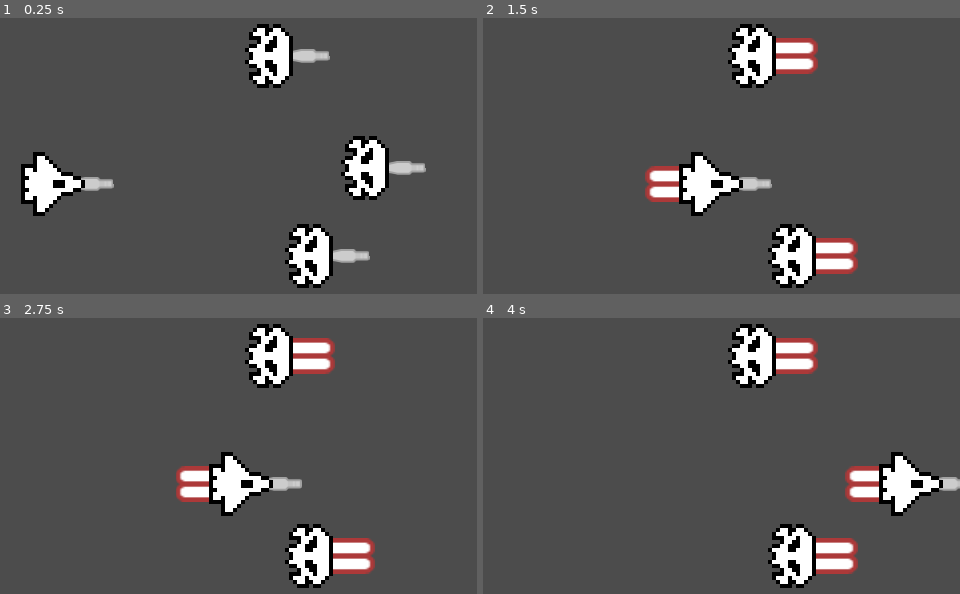
Above: before the commit, frames 1-4 (two rows, left to right).
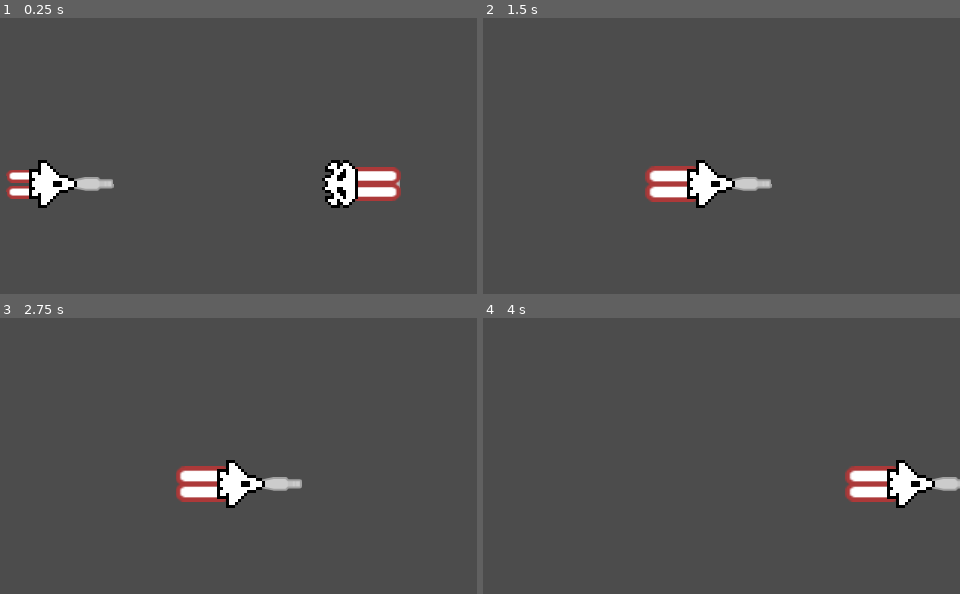
Above: after the commit, the same moments.

Repository: fguillen/FlyingCandies
Game: Godot game, scene res://SpaceShooterScene.tscn
Same seed, same stepped clock (60 frames per second), same inputs: the game is played once before the commit and once after it.
Inputs:
- Up to frame 1 (0.25 s): no input
- Up to frame 2 (1.5 s): tap Enter (ui_accept) at 0.5, 0.77 s; hold Right (ui_right) from 0.53 s (still down)
- Up to frame 3 (2.75 s): tap Enter (ui_accept) at 1.52 s; release Right (ui_right) at 2.03 s; hold Left (ui_left) from 2.03 s (still down)
- Up to frame 4 (4 s): release Left (ui_left) at 2.78 s; hold Right (ui_right) from 2.78 s (still down); tap Enter (ui_accept) at 3.02, 3.77 s

The runs differ from the first frame. In frame 1, 8.8% of the frame differs, in the area x 1-90%, y 2-98%; in frame 2, 7.1%; in frame 3, 7.1%; in frame 4, 7.1%.
Error before the commit: Attempt to call function 'set_visible' in base 'previously freed instance' on a null instance. (res://ShipEngine.gd:38)

Commit message:
Fixed bug all engines connected

Diff:
--- a/Character/Enemy/Behavior.gd
+++ b/Character/Enemy/Behavior.gd
@@ -7,5 +7,5 @@
 	character = _character
 
 func _process(_delta):
-	pass
-	# character.input_manager.move_direction = Vector2.LEFT
+	character.input_manager.move_direction = Vector2.LEFT
+	# pass
--- a/Enemy.tscn
+++ b/Enemy.tscn
@@ -105,6 +105,7 @@
 script = ExtResource( 7 )
 FRICTION_DELTA = 40.0
 ACCELERATION_DELTA = 40.0
+MAX_SPEED = 10.0
 
 [node name="WeaponManager" type="Node2D" parent="."]
 position = Vector2( 40, 0.051 )
@@ -129,20 +130,20 @@
 rotation = 3.14159
 script = ExtResource( 8 )
 
-[node name="Sprite" type="Sprite" parent="ShipEngine"]
+[node name="SpriteEnemy" type="Sprite" parent="ShipEngine"]
 position = Vector2( -15.9898, -8.02042 )
 rotation = -1.5708
 texture = ExtResource( 9 )
 offset = Vector2( 0, -20 )
 
-[node name="Sprite2" type="Sprite" parent="ShipEngine"]
+[node name="SpriteEnemy2" type="Sprite" parent="ShipEngine"]
 position = Vector2( -16.0102, 7.97956 )
 rotation = -1.5708
 texture = ExtResource( 9 )
 offset = Vector2( 0, -20 )
 
 [node name="Sprite" type="Sprite" parent="."]
-scale = Vector2( 4, 4 )
+scale = Vector2( 3, 3 )
 texture = ExtResource( 1 )
 
 [node name="CollisionShape2D" type="CollisionShape2D" parent="."]
--- a/Player.tscn
+++ b/Player.tscn
@@ -103,7 +103,7 @@
 offset = Vector2( 0, -20 )
 
 [node name="Sprite" type="Sprite" parent="."]
-scale = Vector2( 4, 4 )
+scale = Vector2( 3, 3 )
 texture = ExtResource( 1 )
 
 [node name="CollisionShape2D" type="CollisionShape2D" parent="."]
--- a/ShipEngine.gd
+++ b/ShipEngine.gd
@@ -1,11 +1,10 @@
 class_name ShipEngine
 extends Node2D
-
-export(Array) var sprites: = []
 
 const MIN_SCALE = 0.5
 const MAX_SCALE = 1.5
 
+var sprites: = []
 var power = 0.0
 var character
 
@@ -24,6 +23,8 @@
 
 
 func set_power(value:float):
+	if power == value: return
+
 	power = value
 	if power > 0:
 		activate()
@@ -33,7 +34,6 @@
 
 
 func activate():
-	print("XXX ShipEngine.activate(), ", owner.get_class())
 	for sprite in sprites:
 		sprite.set_visible(true)
 
--- a/SpaceShooterScene.tscn
+++ b/SpaceShooterScene.tscn
@@ -9,10 +9,4 @@
 position = Vector2( 216, 208 )
 
 [node name="Enemy" parent="." instance=ExtResource( 2 )]
-position = Vector2( 432, 80 )
-
-[node name="Enemy2" parent="." instance=ExtResource( 2 )]
-position = Vector2( 528, 192 )
-
-[node name="Enemy3" parent="." instance=ExtResource( 2 )]
-position = Vector2( 472, 280 )
+position = Vector2( 504, 208 )
